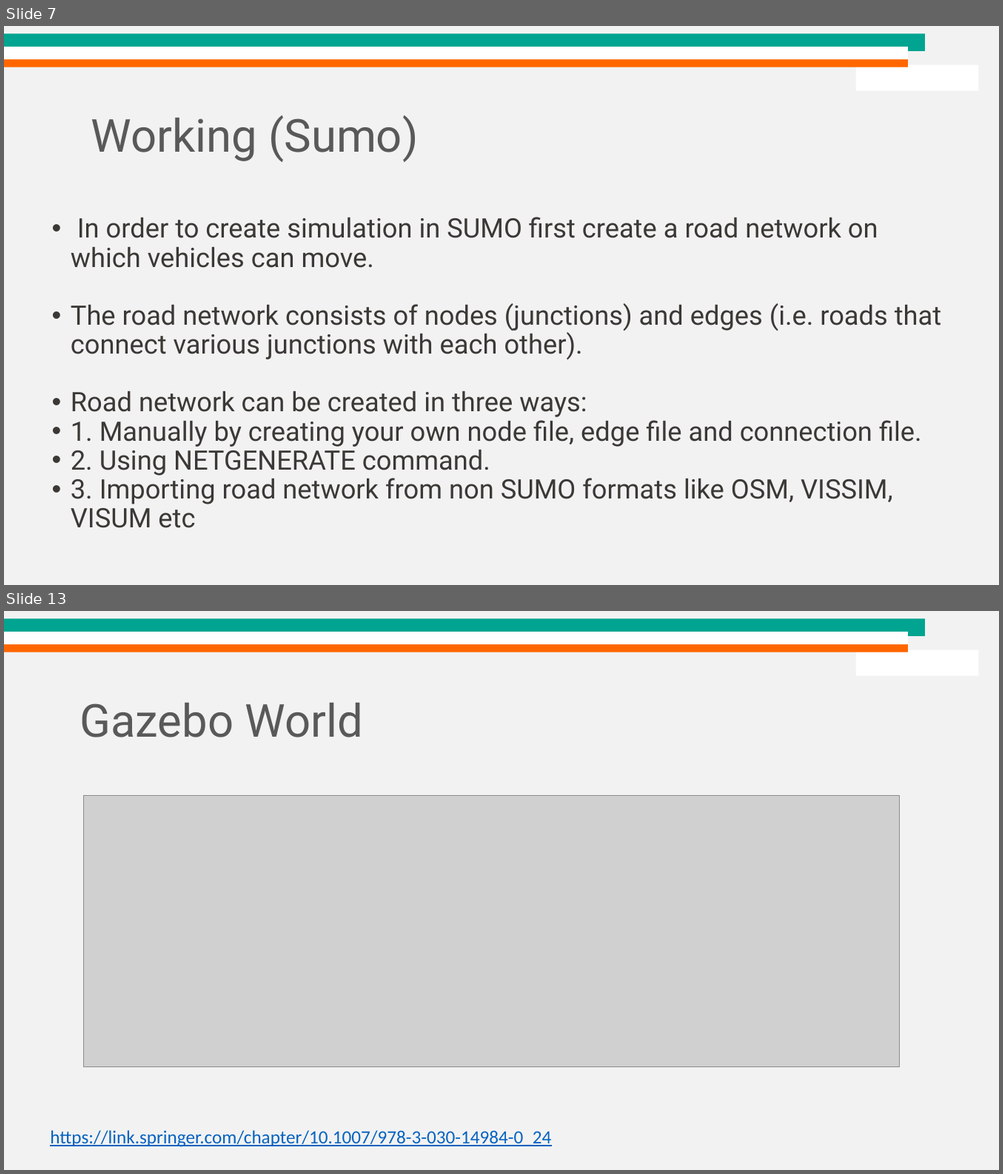
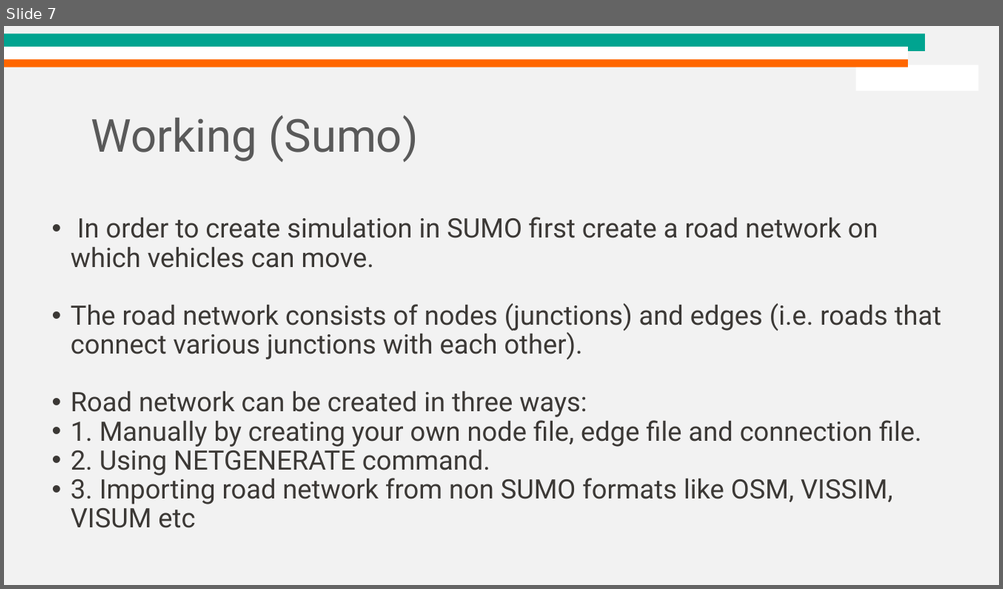
Before and after one commit to dream-lab/acm-school-iot-2021, a slide deck: Physical_Simulators/IoT Simulators.pptx. Shown one above the other, each under a label of ours: slides 7 and 13 before the commit, slide 7 after it; the slides between them are not shown. The pictures are 1003x1174 and 1003x589 pixels, drawn with LibreOffice and Linux fonts; fonts in the diff are those of the drawing; grey boxes stand for pictures; background and template pictures are left out. Boxes give left, top, right and bottom in pixels: in the first picture for what was removed or moved away, otherwise in the second. Text is boxed around its words. In the diff, an @@ line names an element or a change of style, - is before the commit and + after.

```diff
--- a/Physical_Simulators/IoT Simulators.pptx
+++ b/Physical_Simulators/IoT Simulators.pptx
@@ slide 13 removed at (4,611,999,1170), background #F2F2F2; not listed: 4 template elements that a slide beside it also shows @@
@@ title removed at (79,703,362,738) @@
-Gazebo World
@@ picture removed at (84,796,899,1068) @@
@@ text removed at (50,1130,551,1147) @@
-https://link.springer.com/chapter/10.1007/978-3-030-14984-0_24
```
Also in this commit, not shown: 4 slides changed, 3 slides added, 2 other slides removed, 1 other file.
